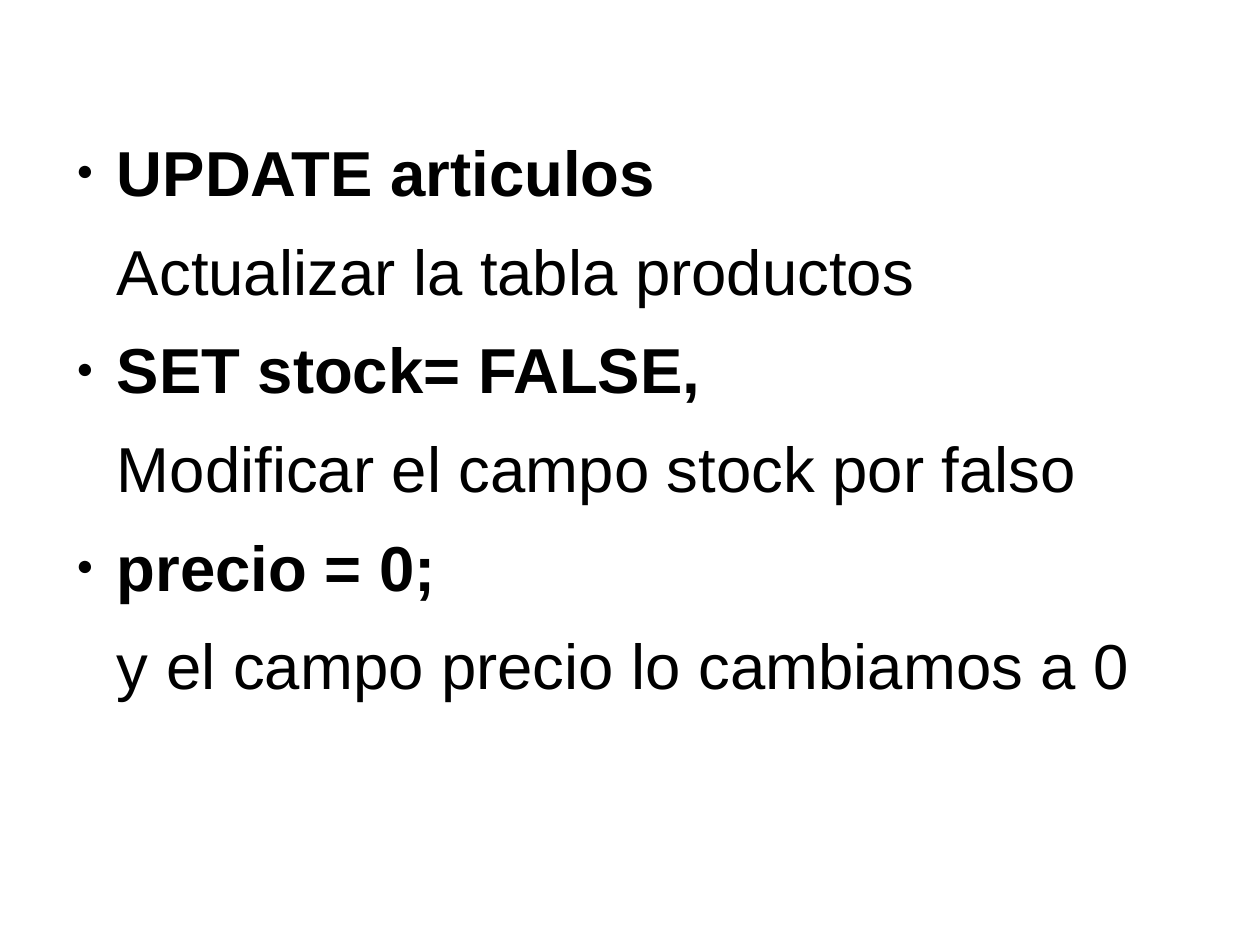
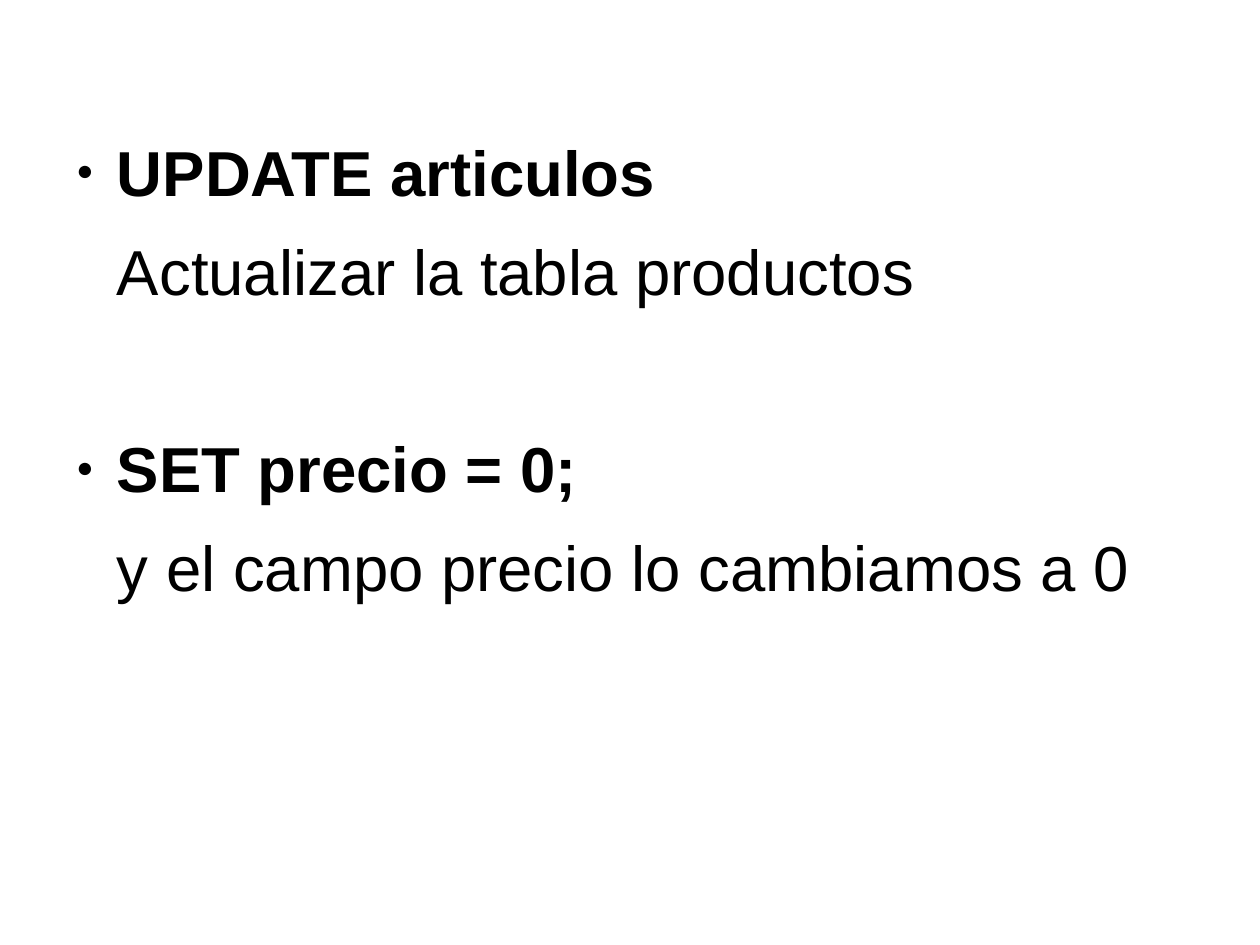
Before and after one commit to javacasm/CursoPythonCompleto, a slide deck: slide 41 of Base_de_Datos/BaseDeDatosPython.odp. Drawn at 1260x945 pixels with LibreOffice and Linux fonts; fonts in the diff are those of the drawing. Boxes give left, top, right and bottom in pixels: in the first picture for what was removed or moved away, otherwise in the second. Text is boxed around its words. In the diff, an @@ line names an element or a change of style, - is before the commit and + after.

```diff
--- a/Base_de_Datos/BaseDeDatosPython.odp
+++ b/Base_de_Datos/BaseDeDatosPython.odp
@@ text at <box>117,446,576,504</box>: text changed; bold on @@
-● SET stock= FALSE,
-Modificar el campo stock por falso
-● precio = 0;
+● SET precio = 0;
```
Also in this commit, not shown: 17 other slides changed, 4 other files.
